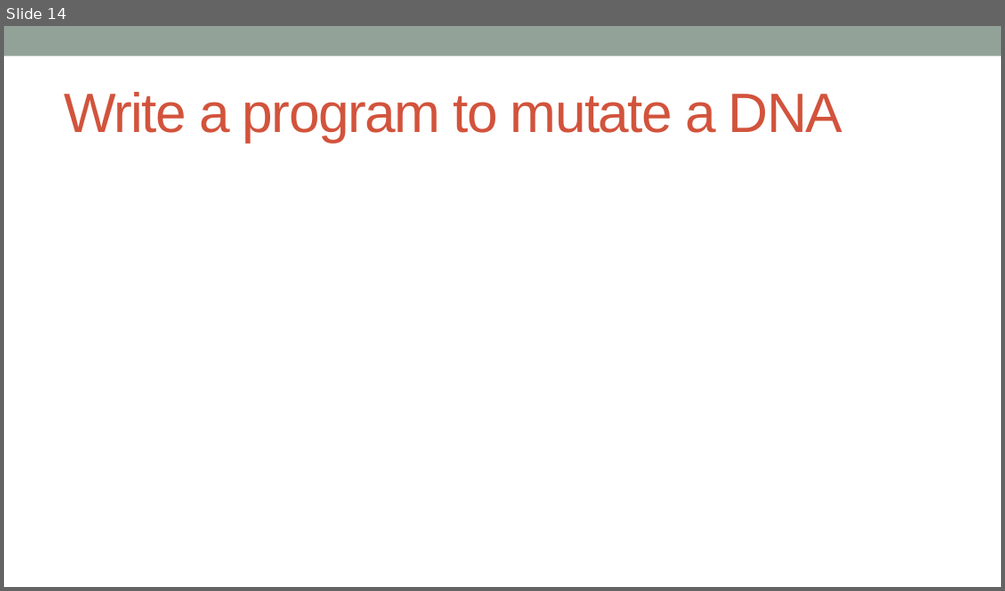
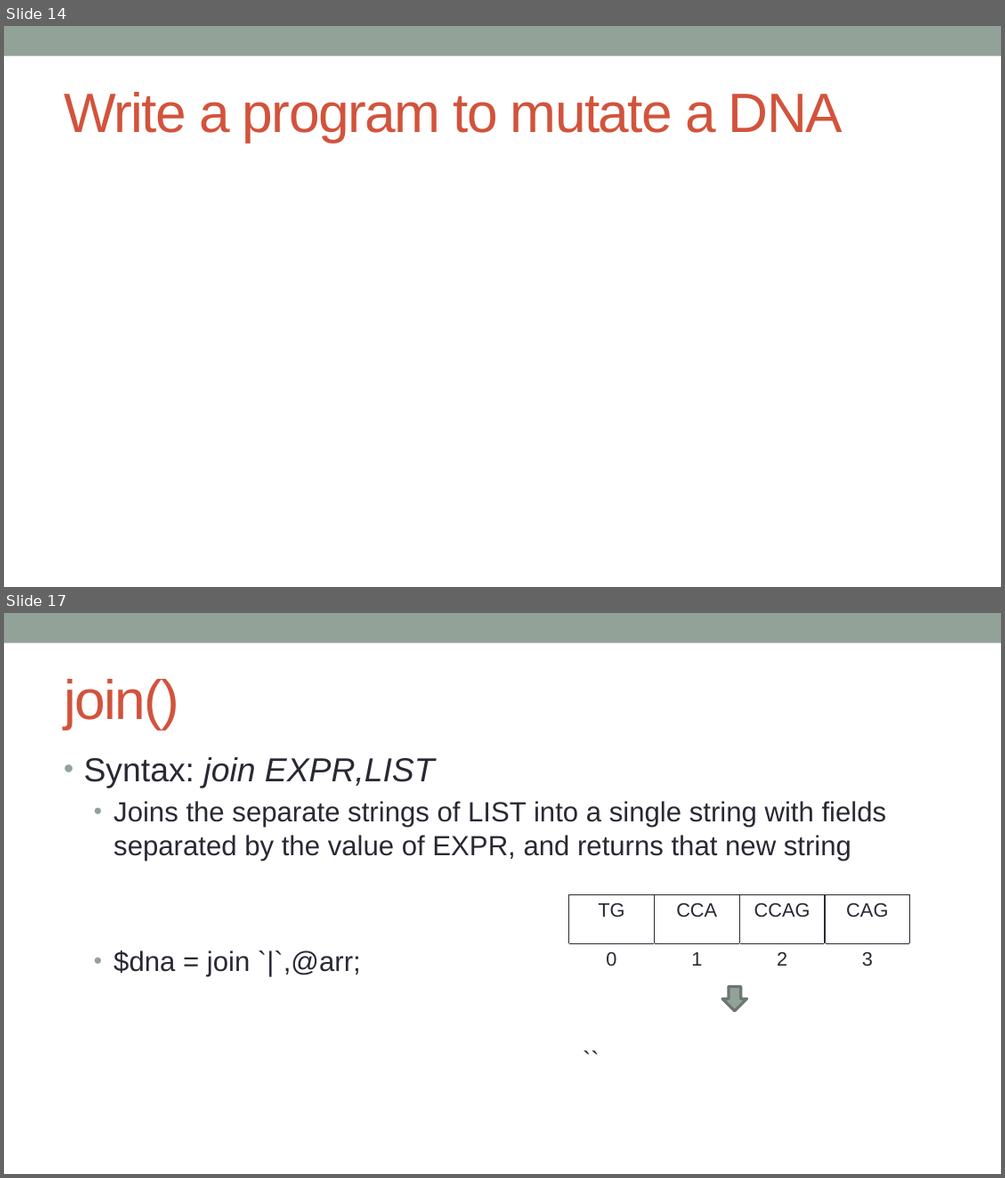
Before and after one commit to kanhu-pcr-code/bioinfo-PERL-course, a slide deck: PPTs/Operations_on_variables.pptx. Shown one above the other, each under a label of ours: slide 14 before the commit, slides 14 and 17 after it; the slides between them are not shown. The pictures are 1005x591 and 1005x1178 pixels, drawn with LibreOffice and Linux fonts; fonts in the diff are those of the drawing. Boxes give left, top, right and bottom in pixels: in the first picture for what was removed or moved away, otherwise in the second. Text is boxed around its words. In the diff, an @@ line names an element or a change of style, - is before the commit and + after.

```diff
--- a/PPTs/Operations_on_variables.pptx
+++ b/PPTs/Operations_on_variables.pptx
@@ slide 17 added at (x1=4, y1=613, x2=1001, y2=1174), background #FFFFFF; not listed: 1 template element that a slide beside it also shows @@
@@ title added at (x1=64, y1=679, x2=179, y2=729), 40 pt, text #D2533C @@
+join()
@@ text added at (x1=84, y1=757, x2=887, y2=977), 20 pt, text #292934 @@
+• Syntax: join EXPR,LIST
+  • Joins the separate strings of LIST into a single string with fields separated by the value of EXPR, and returns that new string
+  • $dna = join `|`,@arr;
@@ table added at (x1=569, y1=895, x2=912, y2=978), 2 rows, 4 columns @@
+TG | CCA | CCAG | CAG
+0 | 1 | 2 | 3
@@ down arrow added at (x1=723, y1=987, x2=748, y2=1012), fill #93A299, outline #6D7871 2.08 pt @@
@@ text added at (x1=574, y1=1038, x2=874, y2=1078), 18 pt, text #292934 @@
+``
```
Also in this commit, not shown: 8 slides changed, 2 other slides added, 2 slides removed, 1 other file.
